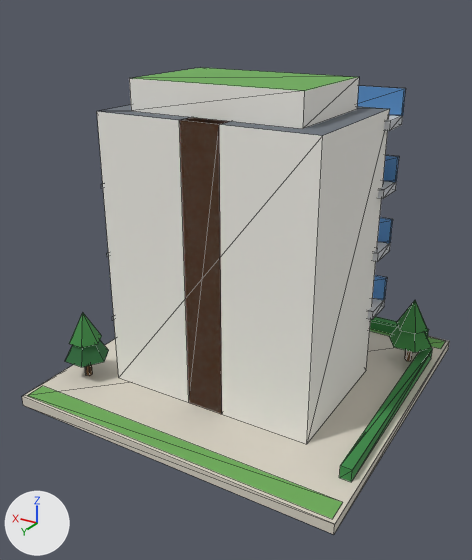
Two versions of the glTF model public/models/08.glb, one commit apart.
The view is the same before and after, from a 50 mm lens placed at (-0.859, 1.526, 1.071), pointed at (0.008, 0.081, 0.349). The lights are fixed; the arrows at lower left show +X, +Y and +Z. The first picture is the older version. Mesh edges are drawn as thin lines. Vertices at exactly the same position are counted once.

The scene before the commit, as lines of its bpy script (objects in view):
```python
me_b08 = bpy.data.meshes.new('b08')
me_b08.from_pydata(...)  # 390 vertices, 370 faces; spans x -0.48..0.48, y -0.48..0.48, z 0.0..0.89
me_b08.materials.append(mat_paving)
me_b08.materials.append(mat_grass)
me_b08.materials.append(mat_hedge)
me_b08.materials.append(mat_wall_white)
me_b08.materials.append(mat_roof_flat)
me_b08.materials.append(mat_glass_dark)
me_b08.materials.append(mat_glow_window)
me_b08.materials.append(mat_slab)
me_b08.materials.append(mat_wall_wood)
me_b08.materials.append(mat_concrete)
me_b08.materials.append(mat_glass_blue)
me_b08.materials.append(mat_trunk)
me_b08.materials.append(mat_tree_green)
me_b08.materials.append(mat_tree_dark)
ob_b08 = bpy.data.objects.new('b08', me_b08)
ob_b08.location = (0.0, 0.0, 0.0)
```
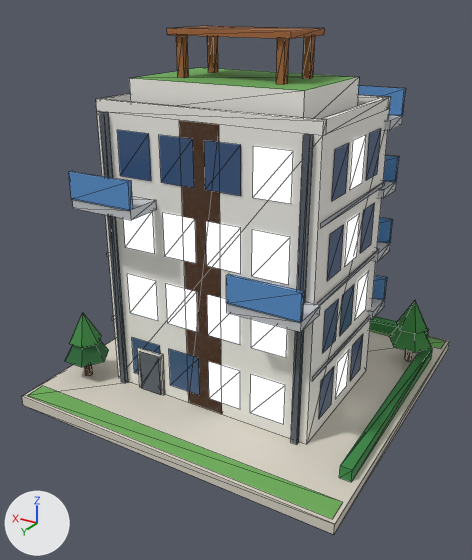
Location of each change, [x1, y1, x2, y2] in pixels of the pictures (472 x 560 px):
'b08', reshaped (9% taller): before [22, 68, 449, 534]; after [22, 26, 449, 534]
part 1 of me_b08, added: after [303, 36, 315, 79]
part 2 of me_b08, added: after [276, 38, 289, 85]
part 3 of me_b08, added: after [207, 36, 218, 73]
part 4 of me_b08, added: after [176, 35, 189, 78]
part 5 of me_b08, added: after [167, 26, 325, 39]
part 6 of me_b08, added: after [227, 302, 320, 332]
part 7 of me_b08, added: after [72, 196, 157, 220]
part 8 of me_b08, added (blue): after [226, 274, 304, 322]
part 9 of me_b08, added (blue): after [69, 171, 133, 211]
part 10 of me_b08, added: after [137, 347, 165, 395]
part 11 of me_b08, added: after [139, 352, 161, 395]
part 12 of me_b08, added: after [291, 134, 313, 444]
part 13 of me_b08, added: after [99, 112, 128, 383]
part 14 of me_b08, added: after [96, 93, 391, 424]

What changed in the scene script:
```text
Add mat_metal_dark:
    mat_metal_dark = bpy.data.materials.new('metal_dark')
    # nodes: BsdfPrincipled, Mix, OutputMaterial, VertexColor
    # colours: greyish blue #59616b, mixed with the vertex colours
Add mat_white:
    mat_white = bpy.data.materials.new('white')
    # nodes: BsdfPrincipled, Mix, OutputMaterial, VertexColor
    # colours: white #f1eee6, mixed with the vertex colours
Change me_b08:
    remove me_b08.from_pydata(...)  # 390 vertices, 370 faces; spans x -0.48..0.48, y -0.48..0.48, z 0.0..0.89
    add me_b08.from_pydata(...)  # 638 vertices, 602 faces; spans x -0.48..0.48, y -0.48..0.48, z 0.0..1.005
    me_b08 part 1: the loose piece of 8 vertices spanning x -0.325..-0.135, y -0.233..-0.221, z 0.785..0.855 is copied, and the copy is scaled about its middle by (0.105, 1.67, 1.43), then moved by (0.09, 0.207, 0.12), in mat_wall_wood; it spans x -0.15..-0.13, y -0.03..-0.01, z 0.89..0.99
    me_b08 part 2: the loose piece of 8 vertices spanning x -0.325..-0.135, y -0.233..-0.221, z 0.785..0.855 is copied, and the copy is scaled about its middle by (0.105, 1.67, 1.43), then moved by (0.09, 0.347, 0.12), in mat_wall_wood; it spans x -0.15..-0.13, y 0.11..0.13, z 0.89..0.99
    me_b08 part 3: the loose piece of 8 vertices spanning x 0.135..0.325, y -0.233..-0.221, z 0.785..0.855 is copied, and the copy is scaled about its middle by (0.105, 1.67, 1.43), then moved by (-0.09, 0.207, 0.12), in mat_wall_wood; it spans x 0.13..0.15, y -0.03..-0.01, z 0.89..0.99
    me_b08 part 4: the loose piece of 8 vertices spanning x -0.24..0.24, y -0.11..0.21, z 0.81..0.89 is copied, and the copy is scaled about its middle by (0.0417, 0.0625, 1.25), then moved by (0.14, 0.07, 0.09), in mat_wall_wood; it spans x 0.13..0.15, y 0.11..0.13, z 0.89..0.99
    me_b08 part 5: the loose piece of 8 vertices spanning x -0.24..0.24, y -0.11..0.21, z 0.81..0.89 is copied, and the copy is scaled about its middle by (0.708, 0.563, 0.187), then moved by (0.0, 0.0, 0.148), in mat_wall_wood; it spans x -0.17..0.17, y -0.04..0.14, z 0.99..1.005
    me_b08 part 6: the loose piece of 8 vertices spanning x -0.325..-0.135, y -0.23..-0.13, z 0.4..0.425 is copied, and the copy is moved by (0.0, 0.49, 0.0); it spans x -0.325..-0.135, y 0.26..0.36, z 0.4..0.425
    me_b08 part 7: the loose piece of 8 vertices spanning x 0.135..0.325, y -0.23..-0.13, z 0.58..0.605 is copied, and the copy is moved by (0.0, 0.49, 0.0); it spans x 0.135..0.325, y 0.26..0.36, z 0.58..0.605
    me_b08 part 8: the loose piece of 8 vertices spanning x -0.325..-0.135, y -0.233..-0.221, z 0.425..0.495 is copied, and the copy is moved by (0.0, 0.584, 0.0); it spans x -0.325..-0.135, y 0.351..0.363, z 0.425..0.495
    me_b08 part 9: the loose piece of 8 vertices spanning x 0.135..0.325, y -0.233..-0.221, z 0.605..0.675 is copied, and the copy is moved by (0.0, 0.584, 0.0); it spans x 0.135..0.325, y 0.351..0.363, z 0.605..0.675
    me_b08 part 10: the loose piece of 8 vertices spanning x 0.135..0.325, y -0.23..-0.13, z 0.22..0.245 is copied, and the copy is scaled about its middle by (0.453, 0.08, 5.2), then moved by (-0.05, 0.444, -0.138), in mat_white; it spans x 0.137..0.223, y 0.26..0.268, z 0.03..0.16
    me_b08 part 11: the loose piece of 8 vertices spanning x -0.48..0.48, y -0.48..0.48, z 0.0..0.03 is copied, and the copy is scaled about its middle by (0.0729, 0.00625, 4), then moved by (0.18, 0.267, 0.075), in mat_metal_dark; it spans x 0.145..0.215, y 0.264..0.27, z 0.03..0.15
    me_b08 part 12: the loose piece of 8 vertices spanning x -0.31..0.31, y -0.16..0.26, z 0.03..0.81 is copied, and the copy is scaled about its middle by (0.0258, 0.0333, 1), then moved by (-0.28, 0.218, 0.0), in mat_metal_dark; it spans x -0.288..-0.272, y 0.261..0.275, z 0.03..0.81
    me_b08 part 13: the loose piece of 8 vertices spanning x -0.31..0.31, y -0.16..0.26, z 0.03..0.81 is copied, and the copy is scaled about its middle by (0.0258, 0.0333, 1), then moved by (0.28, 0.218, 0.0), in mat_metal_dark; it spans x 0.272..0.288, y 0.261..0.275, z 0.03..0.81
    me_b08 part 14: 144 vertices added at x -0.316..0.31, y -0.16..0.263, z 0.069..0.84
    add me_b08.materials.append(mat_white)
    add me_b08.materials.append(mat_metal_dark)
```
